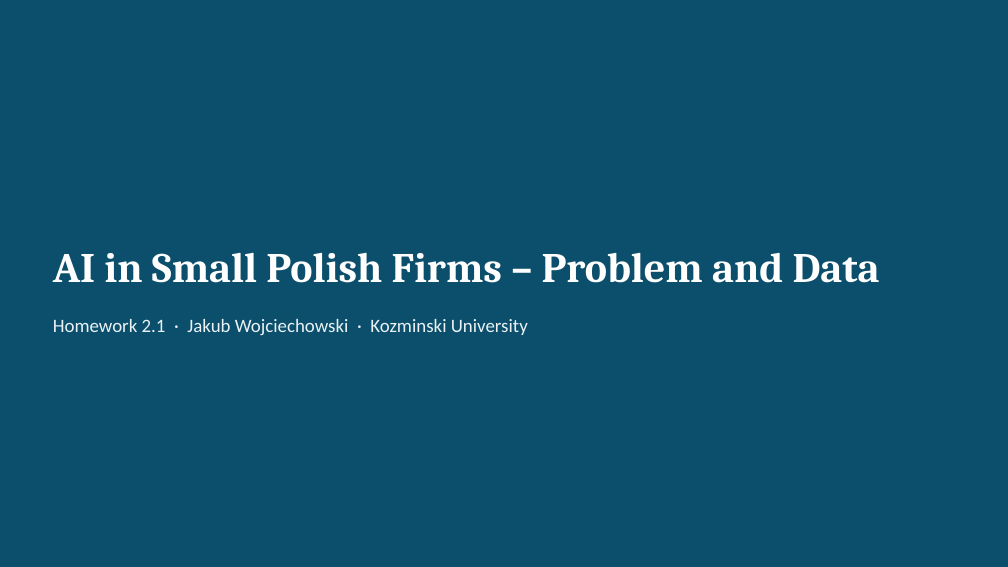
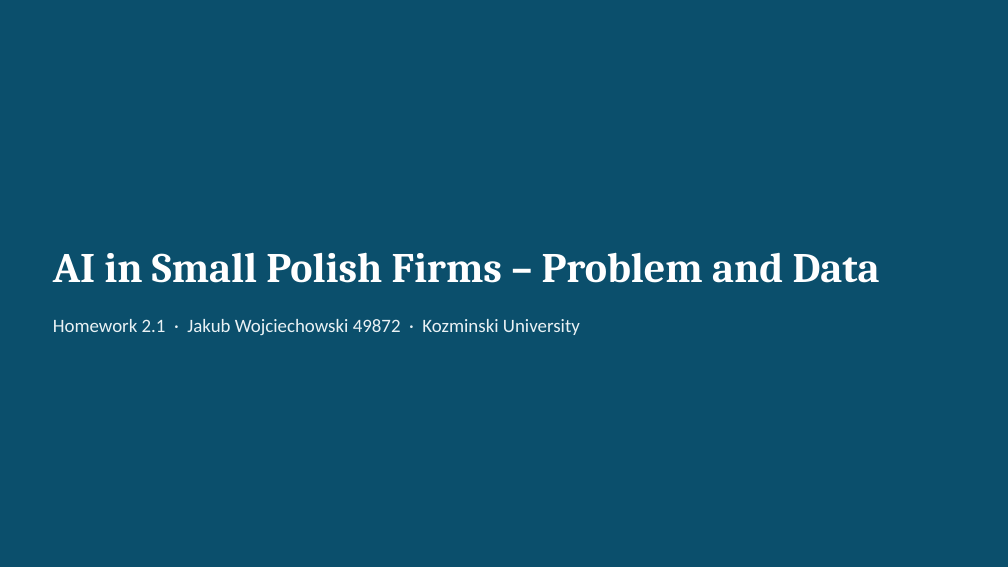
Before and after one commit to jakubwojciechowski2406/intro-to-analytics-jw, a slide deck: slide 1 of Zadania domowe/Jakub_Wojciechowski_49872_homework_2_1.pptx. Drawn at 1008x567 pixels with LibreOffice and Linux fonts; fonts in the diff are those of the drawing. Boxes give left, top, right and bottom in pixels: in the first picture for what was removed or moved away, otherwise in the second. Text is boxed around its words. In the diff, an @@ line names an element or a change of style, - is before the commit and + after.

```diff
--- a/Zadania domowe/Jakub_Wojciechowski_49872_homework_2_1.pptx
+++ b/Zadania domowe/Jakub_Wojciechowski_49872_homework_2_1.pptx
@@ text at bbox=[53, 319, 580, 336]: text changed @@
-Homework 2.1 · Jakub Wojciechowski · Kozminski University
+Homework 2.1 · Jakub Wojciechowski 49872 · Kozminski University
```
Also in this commit, not shown: 16 other files.
